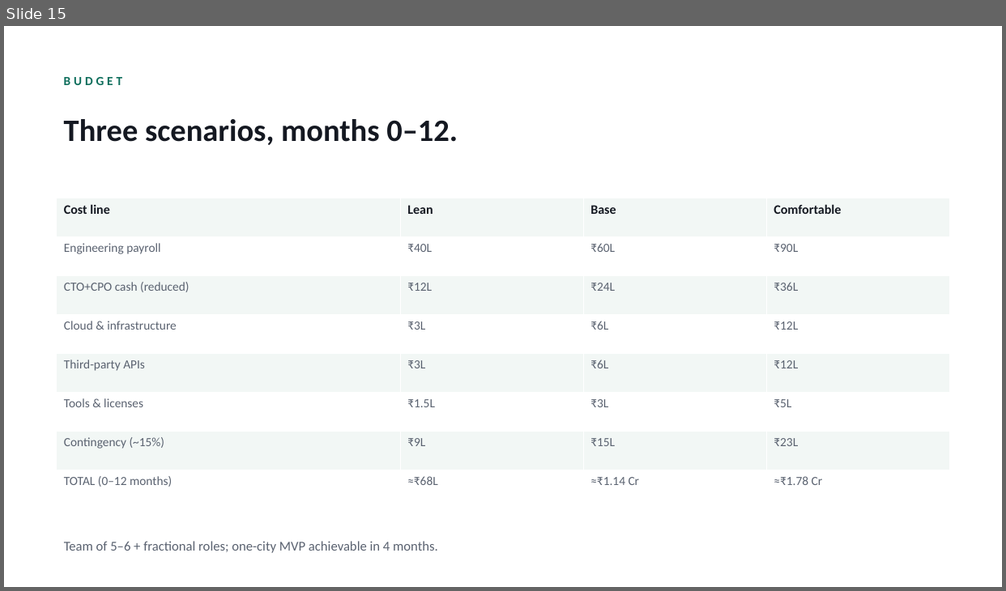
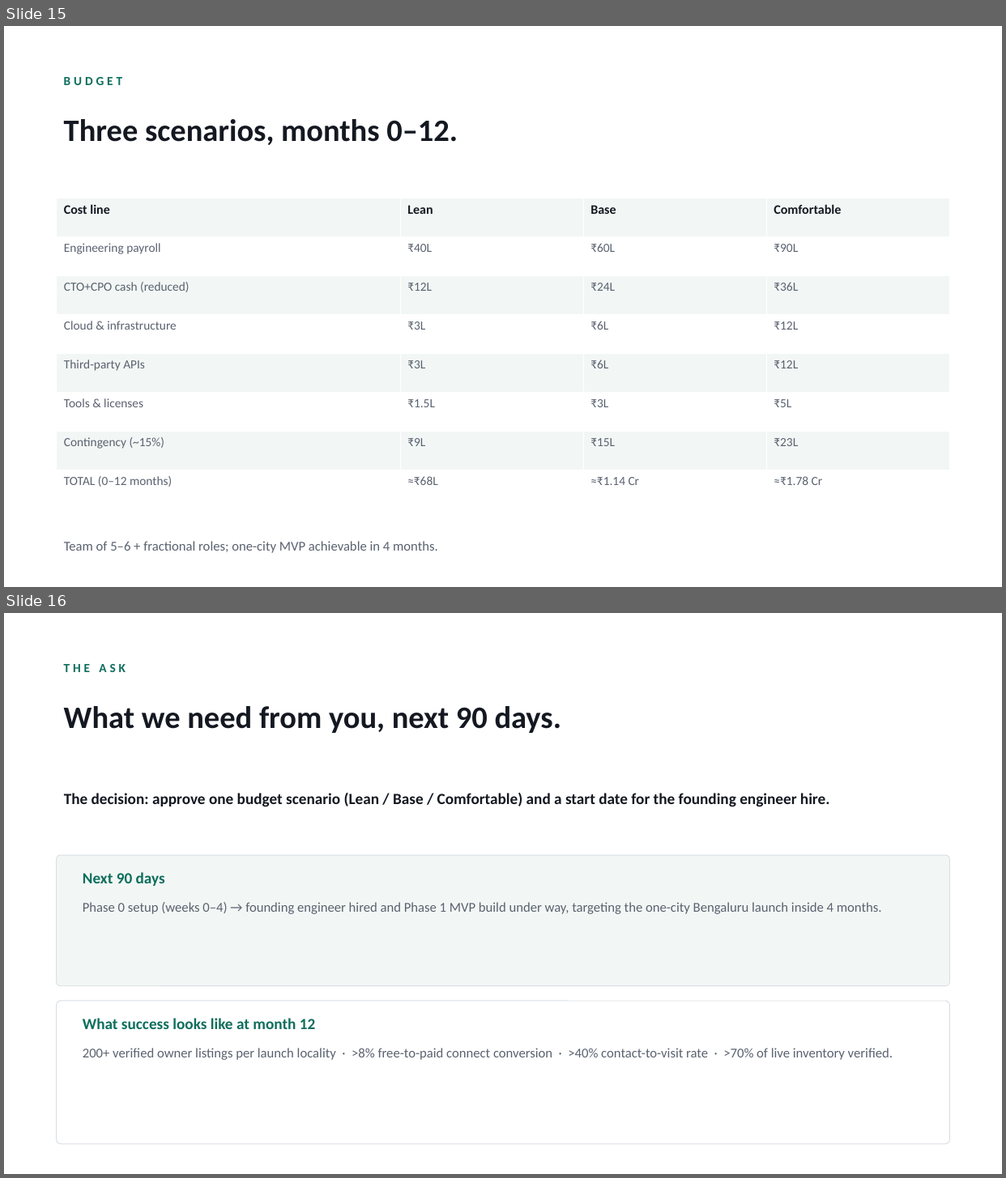
Before and after one commit to CryptoPrism-io/Propweb, a slide deck: docs/PropWeb_Pitch_v2.pptx. Shown one above the other, each under a label of ours: slide 15 before the commit, slides 15 and 16 after it. The pictures are 1006x591 and 1006x1178 pixels, drawn with LibreOffice and Linux fonts; fonts in the diff are those of the drawing. Boxes give left, top, right and bottom in pixels: in the first picture for what was removed or moved away, otherwise in the second. Text is boxed around its words. In the diff, an @@ line names an element or a change of style, - is before the commit and + after.

Commit message:
feat: add Ask and close slide

```diff
--- a/docs/PropWeb_Pitch_v2.pptx
+++ b/docs/PropWeb_Pitch_v2.pptx
@@ slide 16 added at (4, 613, 1002, 1174), background #FFFFFF @@
@@ text added at (64, 664, 126, 672), 12 pt, text #0E6E5C, bold @@
+THE ASK
@@ text added at (64, 706, 562, 733), 30 pt, text #141821, bold @@
+What we need from you, next 90 days.
@@ text added at (64, 793, 829, 807), 15 pt, text #141821, bold @@
+The decision: approve one budget scenario (Lean / Base / Comfortable) and a start date for the founding engineer hire.
@@ rounded rectangle added at (57, 855, 949, 986), fill #F2F7F5, outline #D8DEE4 0.75 pt @@
@@ text added at (83, 872, 165, 886), 15 pt, text #0E6E5C, bold @@
+Next 90 days
@@ text added at (83, 902, 882, 914), 13 pt, text #5A6270 @@
+Phase 0 setup (weeks 0–4) → founding engineer hired and Phase 1 MVP build under way, targeting the one-city Bengaluru launch inside 4 months.
@@ rounded rectangle added at (57, 1001, 949, 1144), fill #FFFFFF, outline #D8DEE4 0.75 pt @@
@@ text added at (83, 1018, 315, 1029), 15 pt, text #0E6E5C, bold @@
+What success looks like at month 12
@@ text added at (83, 1048, 893, 1060), 13 pt, text #5A6270 @@
+200+ verified owner listings per launch locality · >8% free-to-paid connect conversion · >40% contact-to-visit rate · >70% of live inventory verified.
```
Also in this commit, not shown: 2 other files.
